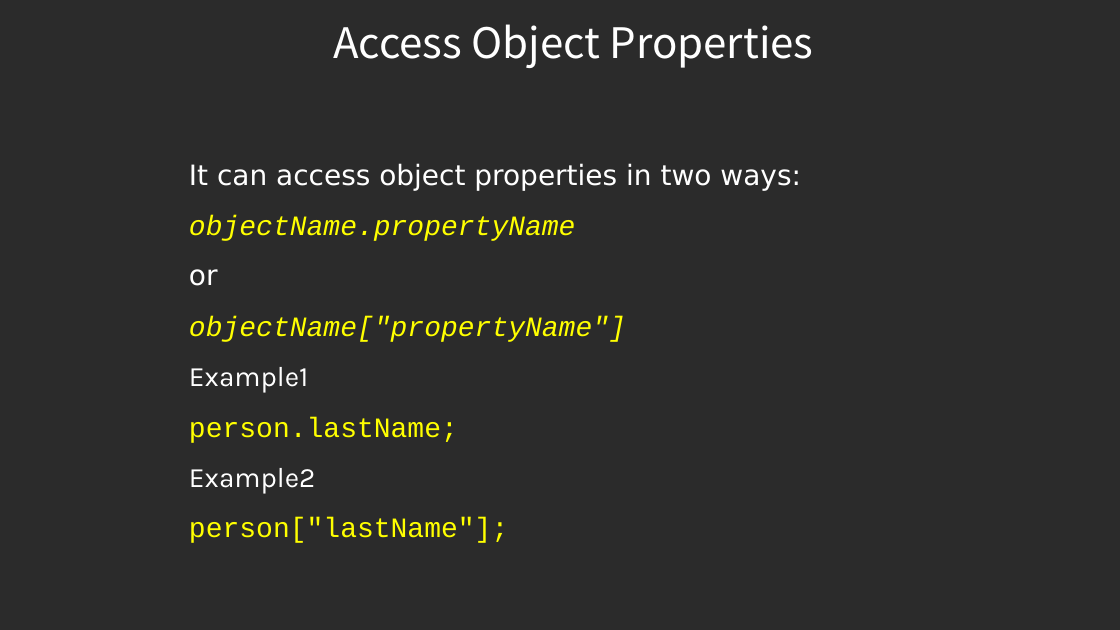
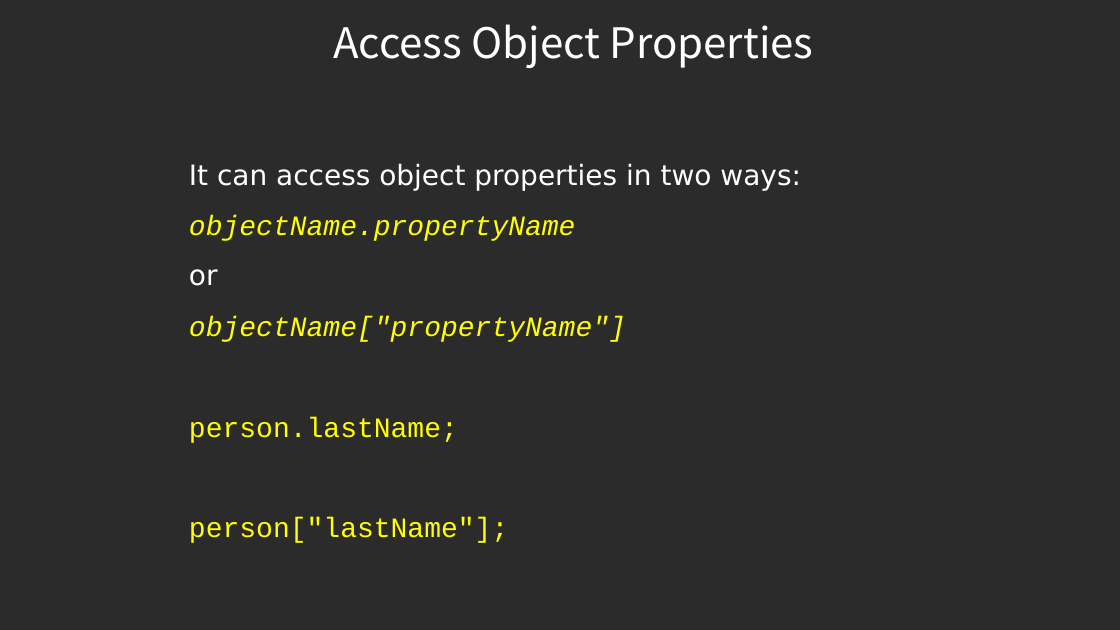
Before and after one commit to jianchentech/WebCamp, a slide deck: slide 7 of WebLecture/Lecture13-Javascript4.pptx. Drawn at 1120x630 pixels with LibreOffice and Linux fonts; fonts in the diff are those of the drawing; background and template pictures are left out; a plain dark background stands for a picture behind light text. Boxes give left, top, right and bottom in pixels: in the first picture for what was removed or moved away, otherwise in the second. Text is boxed around its words. In the diff, an @@ line names an element or a change of style, - is before the commit and + after.

```diff
--- a/WebLecture/Lecture13-Javascript4.pptx
+++ b/WebLecture/Lecture13-Javascript4.pptx
@@ text at [189,367,308,393]: paragraph removed @@
-Example1
@@ text at [189,468,315,494]: paragraph removed @@
-Example2
```
Also in this commit, not shown: 3 other slides changed, 1 other file.
